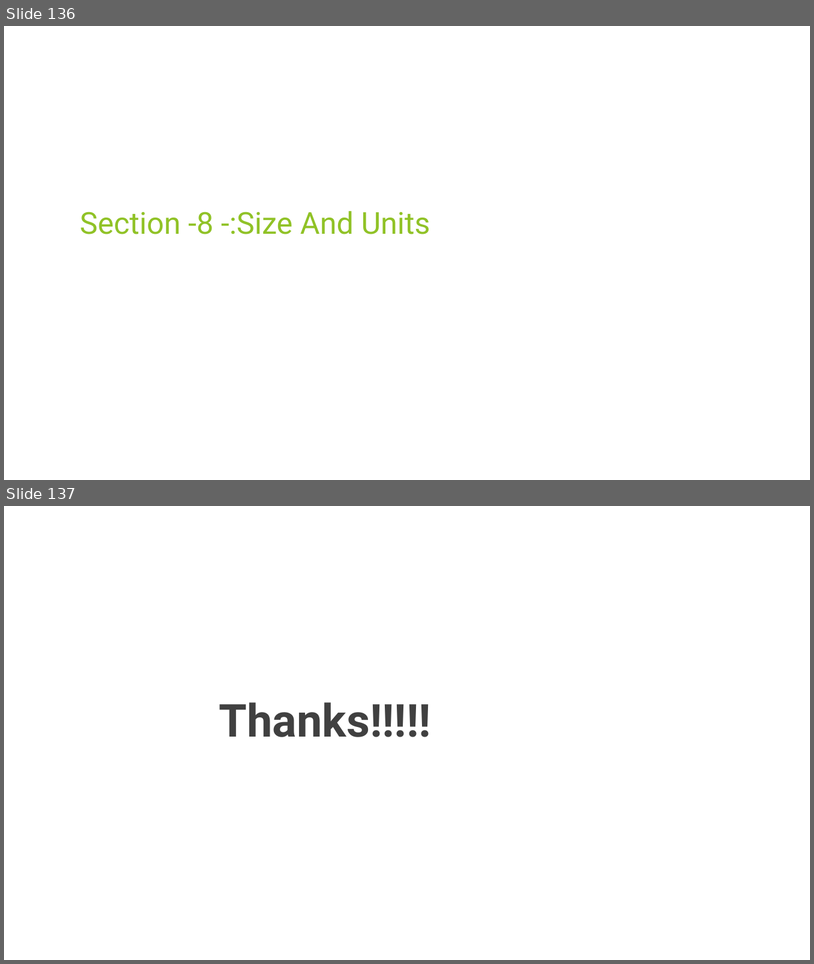
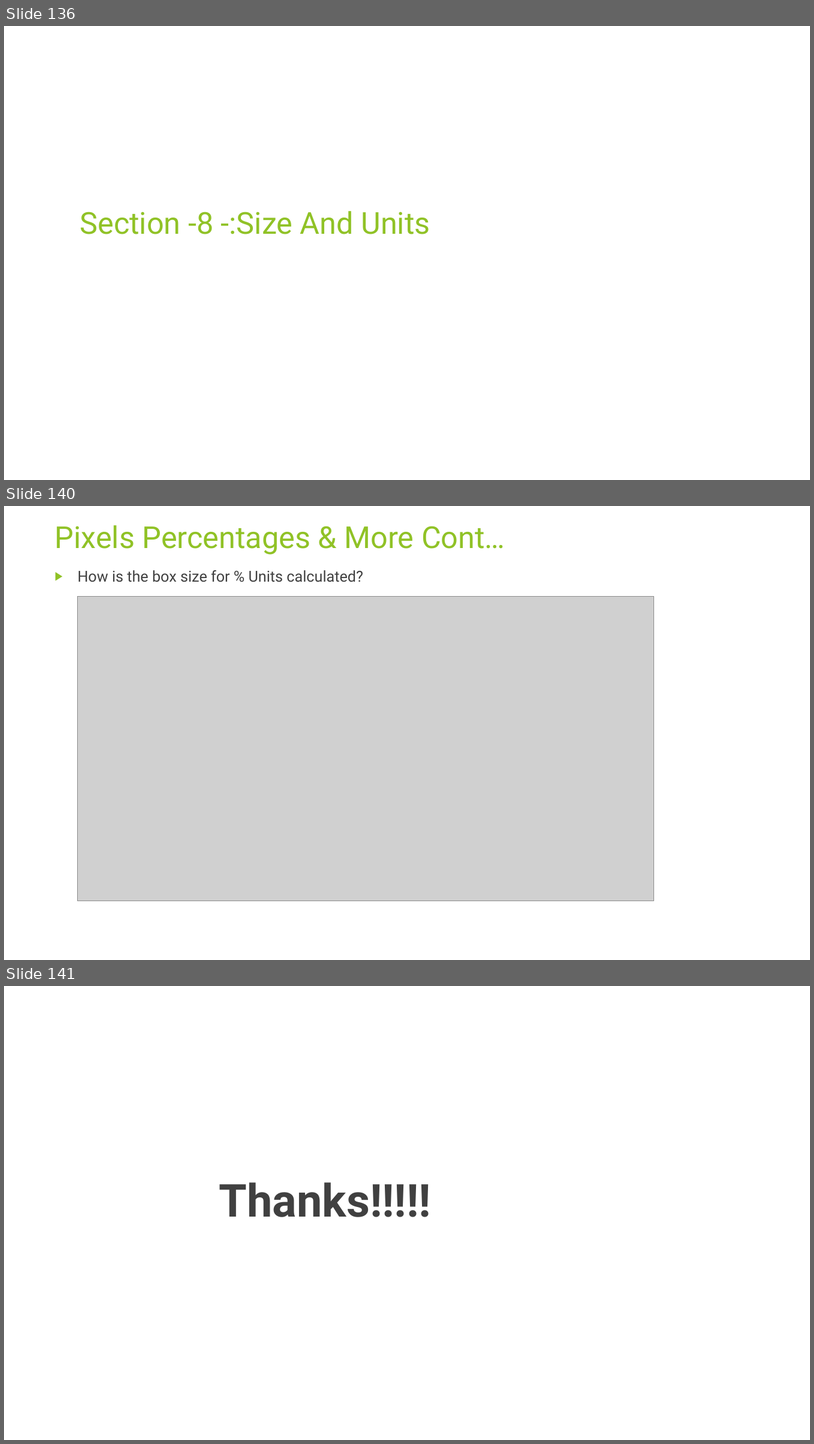
Before and after one commit to rudhrainfogain/CSS, a slide deck: PPT/Css-v8.pptx. Shown one above the other, each under a label of ours: slides 136 and 137 before the commit, slides 136, 140 and 141 after it; the slides between them are not shown. The pictures are 814x964 and 814x1444 pixels, drawn with LibreOffice and Linux fonts; fonts in the diff are those of the drawing; grey boxes stand for pictures. Boxes give left, top, right and bottom in pixels: in the first picture for what was removed or moved away, otherwise in the second. Text is boxed around its words. In the diff, an @@ line names an element or a change of style, - is before the commit and + after.

```diff
--- a/PPT/Css-v8.pptx
+++ b/PPT/Css-v8.pptx
@@ slide 140 added at [4, 506, 810, 960], background #FFFFFF @@
@@ title added at [55, 525, 505, 555], 36 pt, text #90C226 @@
+Pixels Percentages & More Cont…
@@ text added at [78, 570, 363, 582], 18 pt, text #404040 @@
+▶ How is the box size for % Units calculated?
@@ picture added at [78, 596, 654, 900] @@
@@ what was slide 137 is now slide 141 @@
```
Also in this commit, not shown: 3 other slides added.
